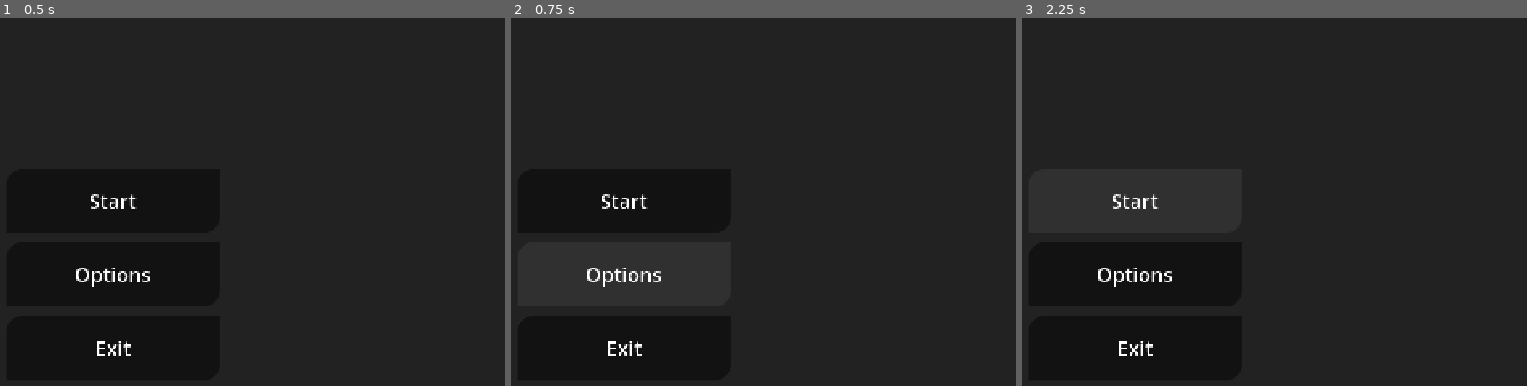
Above: before the commit, frames 1-3 (left to right).
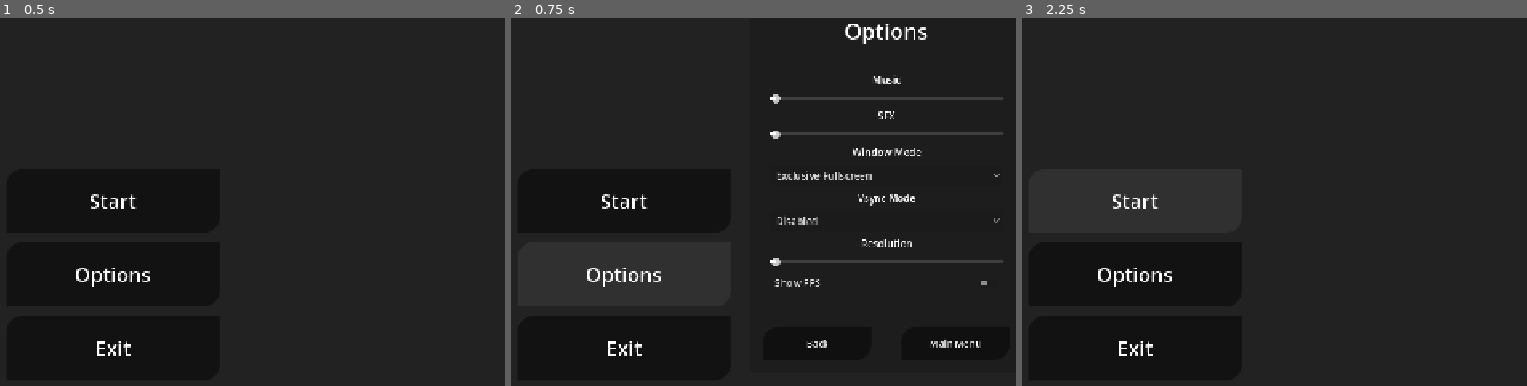
Above: after the commit, the same moments.

Repository: RINADZ-droid/HushRepo
Game: Godot game, scene res://scenes/menus/main_menu.tscn
Two runs of this game, one before a commit and one after it. Both use one fixed random seed, a clock stepped at 60 frames per second and the inputs below.
Inputs (mouse positions are in pixels of both pictures, inside the frame that each line leads up to):
- Up to frame 1 (0.5 s): no input
- Up to frame 2 (0.75 s): click "Options" at 0.5 s
- Up to frame 3 (2.25 s): click (1466, 341) at 1.25 s, where only the run after the commit has a clickable "Main Menu"; click "Start" at 2 s

Frame 1 is identical in both runs. In frame 2, 2.6% of the frame differs, in the area x 51-98%, y 1-90%; in frame 3, nothing differs.

Commit message:
Fix options button

Diff:
--- a/scripts/main_menu/main_menu_buttons_control.gd
+++ b/scripts/main_menu/main_menu_buttons_control.gd
@@ -6,7 +6,7 @@
 
 
 func _on_options_button_pressed() -> void:
-	pass # Replace with function body.
+	GameManager.show_options_panel = true
 
 
 func _on_exit_button_pressed() -> void:
